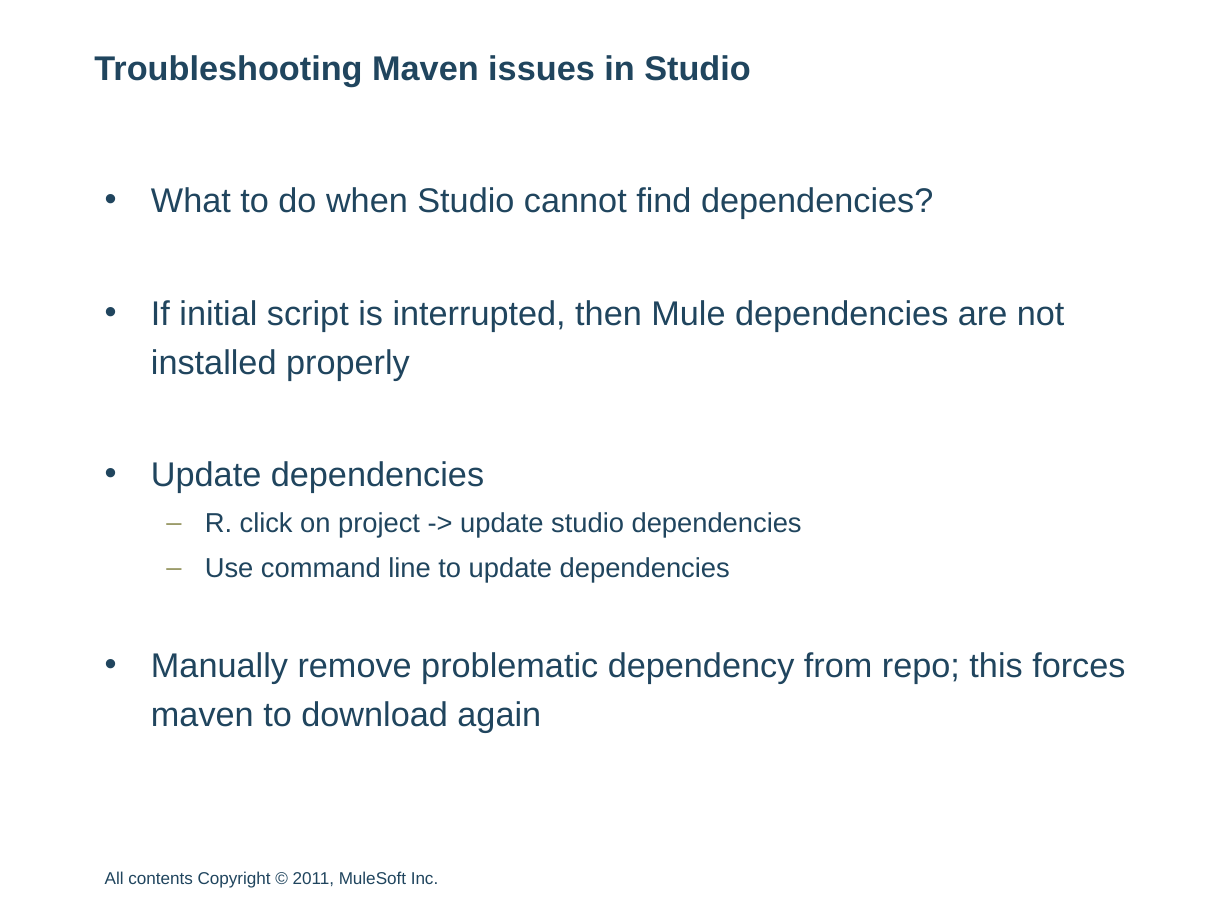
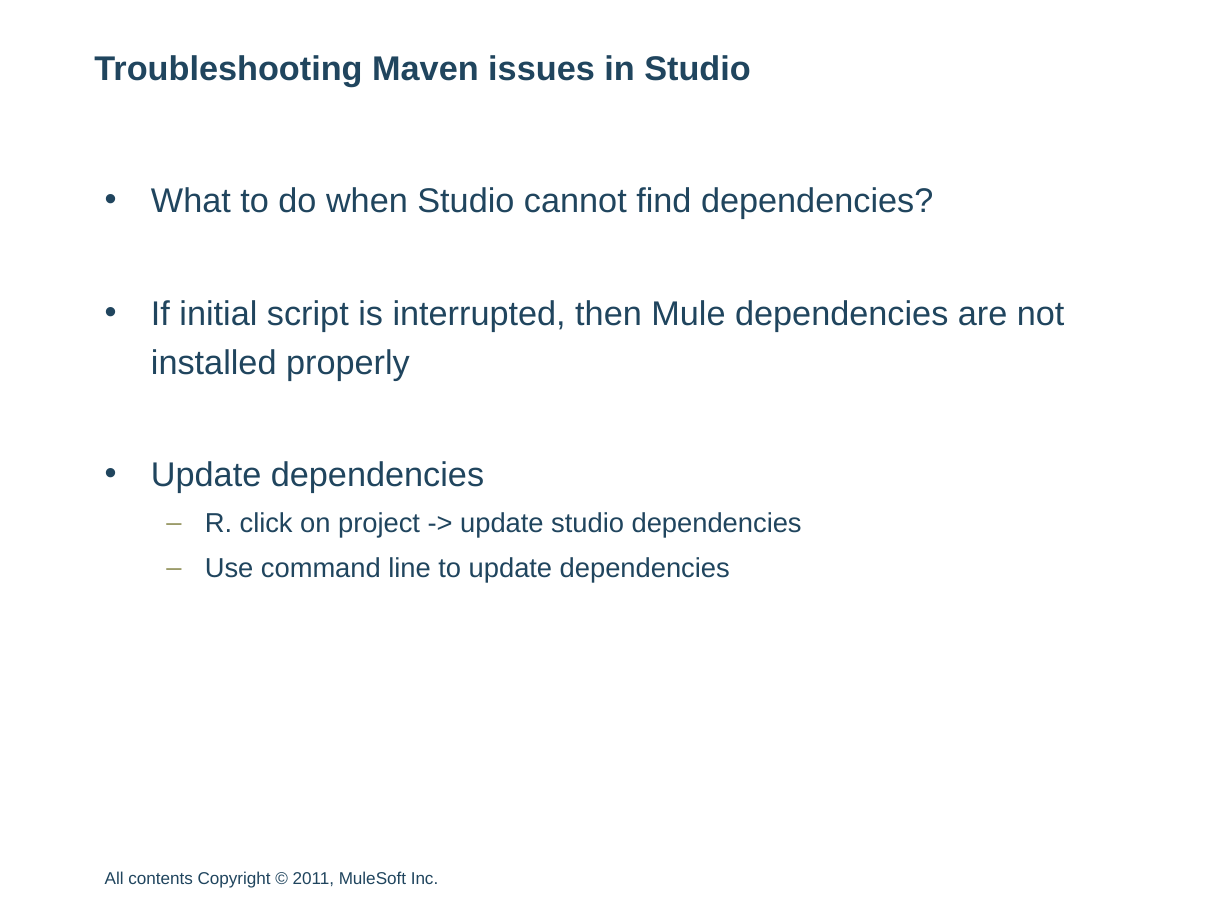
Before and after one commit to ricston-git/mule-training-3.4-upgrade, a slide deck: slide 5 of 14-01 Studio Maven Support.pptx (slide 4 before the commit). Drawn at 1232x924 pixels with LibreOffice and Linux fonts; fonts in the diff are those of the drawing; background and template pictures are left out. Boxes give left, top, right and bottom in pixels: in the first picture for what was removed or moved away, otherwise in the second. Text is boxed around its words. In the diff, an @@ line names an element or a change of style, - is before the commit and + after.

Commit message:
committing changes to maven slides (added more slides + screen shots etc)

```diff
--- a/14-01 Studio Maven Support.pptx
+++ b/14-01 Studio Maven Support.pptx
@@ text at bbox=[151, 652, 1125, 733]: paragraph removed @@
-• Manually remove problematic dependency from repo; this forces maven to download again
```
Also in this commit, not shown: 2 other slides changed, 3 slides added.
